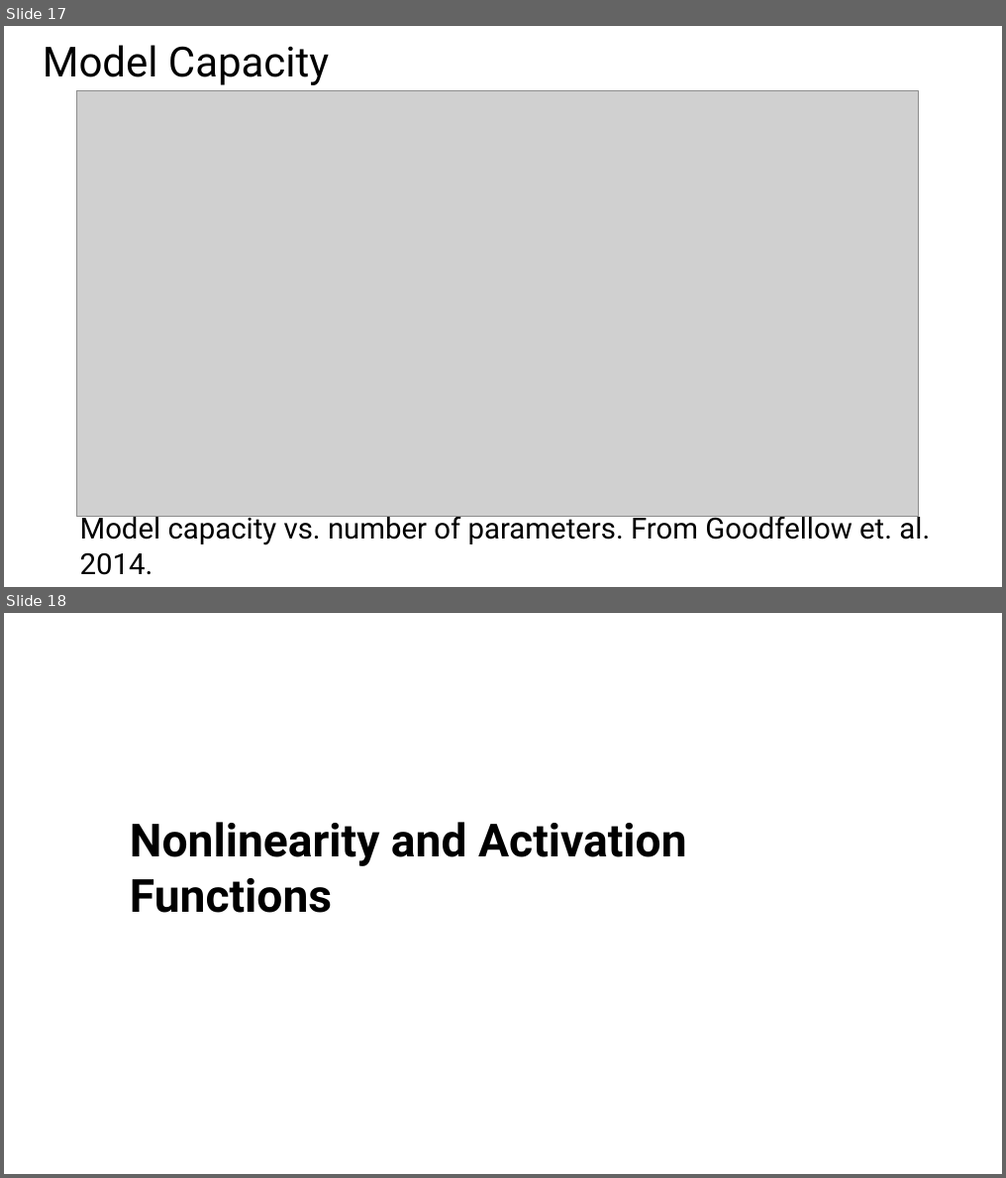
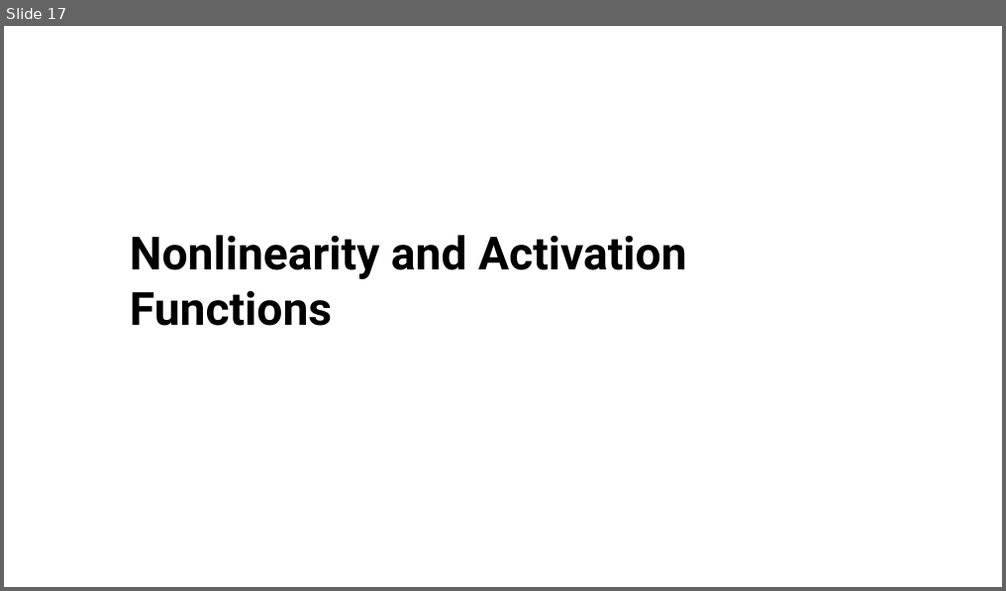
Before and after one commit to StephenElston/CSCI-E25, a slide deck: Slides/5_BuildingBlocksOfDeepLearning.pptx. Shown one above the other, each under a label of ours: slides 17 and 18 before the commit, slide 17 after it. The pictures are 1006x1178 and 1006x591 pixels, drawn with LibreOffice and Linux fonts; fonts in the diff are those of the drawing; grey boxes stand for pictures. Boxes give left, top, right and bottom in pixels: in the first picture for what was removed or moved away, otherwise in the second. Text is boxed around its words. In the diff, an @@ line names an element or a change of style, - is before the commit and + after.

```diff
--- a/Slides/5_BuildingBlocksOfDeepLearning.pptx
+++ b/Slides/5_BuildingBlocksOfDeepLearning.pptx
@@ slide 17 removed at <box>4,26,1002,587</box>, background #FFFFFF @@
@@ title removed at <box>43,45,329,85</box> @@
-Model Capacity
@@ picture removed at <box>76,91,918,517</box> @@
@@ text removed at <box>80,512,930,575</box> @@
-  Model capacity vs. number of parameters. From Goodfellow et. al. 2014.
@@ what was slide 18 is now slide 17 @@
```
Also in this commit, not shown: 1 slide changed, 11 slides added, 19 other slides removed.
